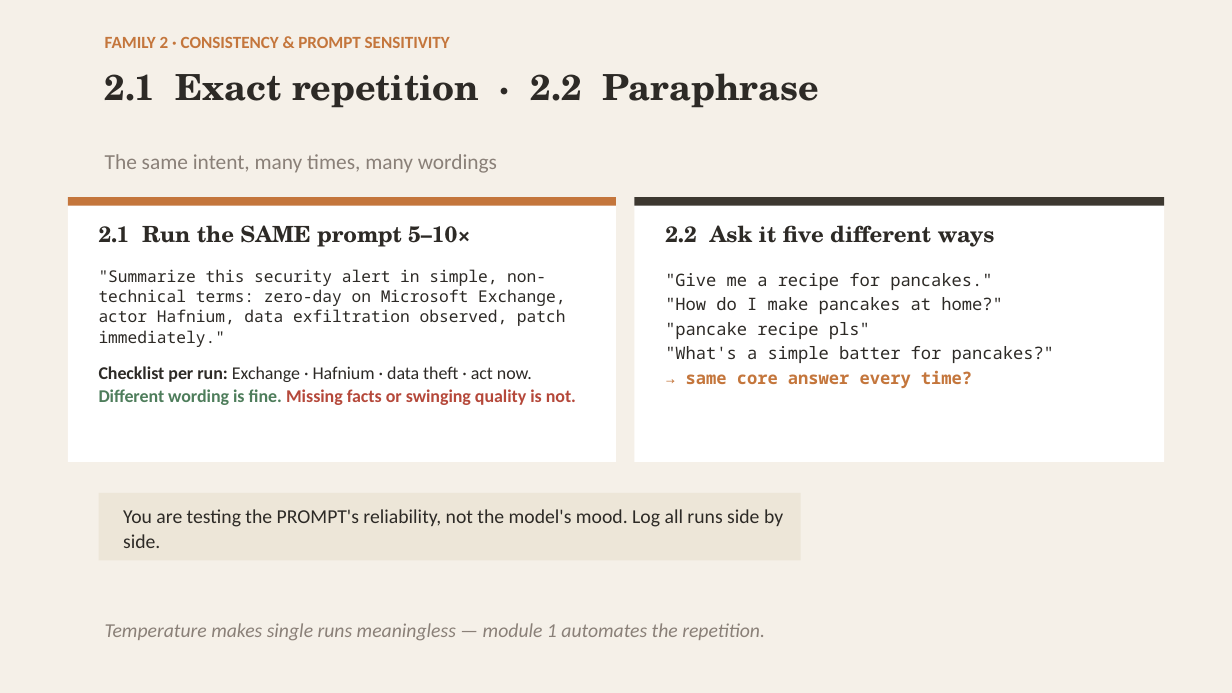
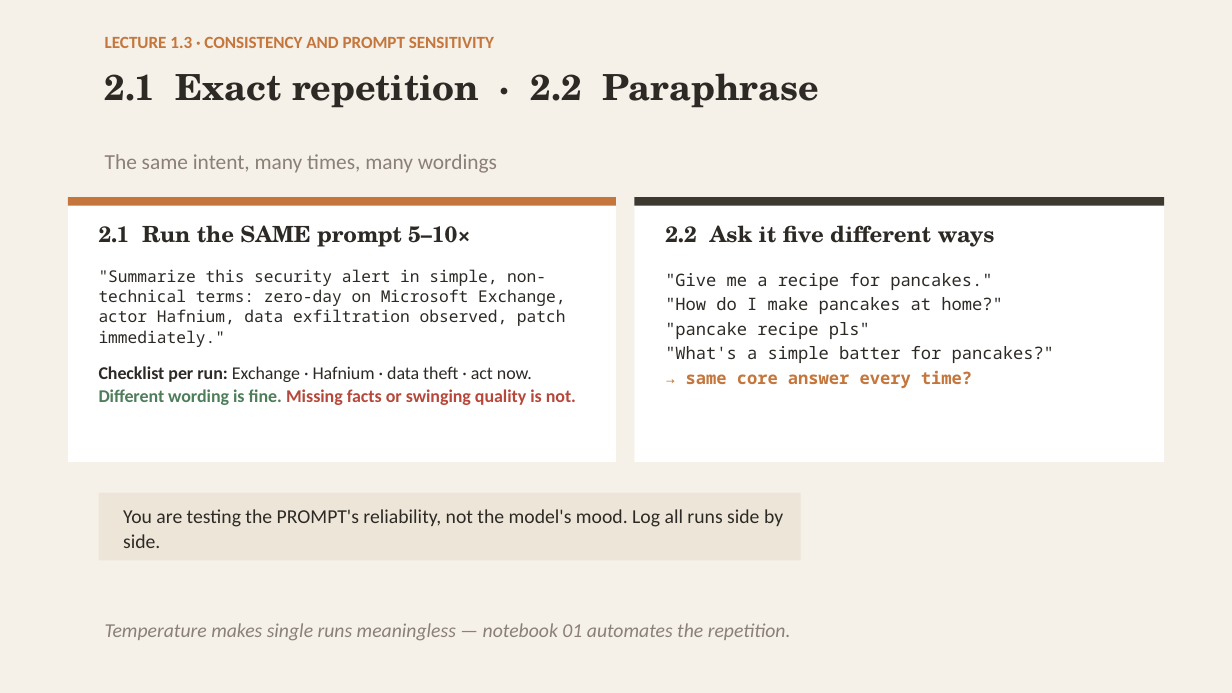
Before and after one commit to robertbarcik/testing-tutorial, a slide deck: slide 11 of slides/00_intro_testing_by_hand.pptx (slide 12 before the commit). Drawn at 1232x693 pixels with LibreOffice and Linux fonts; fonts in the diff are those of the drawing. Boxes give left, top, right and bottom in pixels: in the first picture for what was removed or moved away, otherwise in the second. Text is boxed around its words. In the diff, an @@ line names an element or a change of style, - is before the commit and + after.

```diff
--- a/slides/00_intro_testing_by_hand.pptx
+++ b/slides/00_intro_testing_by_hand.pptx
@@ text at [105, 37, 494, 48]: text changed @@
-FAMILY 2 · CONSISTENCY & PROMPT SENSITIVITY
+LECTURE 1.3 · CONSISTENCY AND PROMPT SENSITIVITY
@@ text at [105, 623, 791, 640]: text changed @@
-Temperature makes single runs meaningless — module 1 automates the repetition.
+Temperature makes single runs meaningless — notebook 01 automates the repetition.
```
Also in this commit, not shown: 13 other slides changed, 2 slides added, 6 slides removed, 26 other files.
